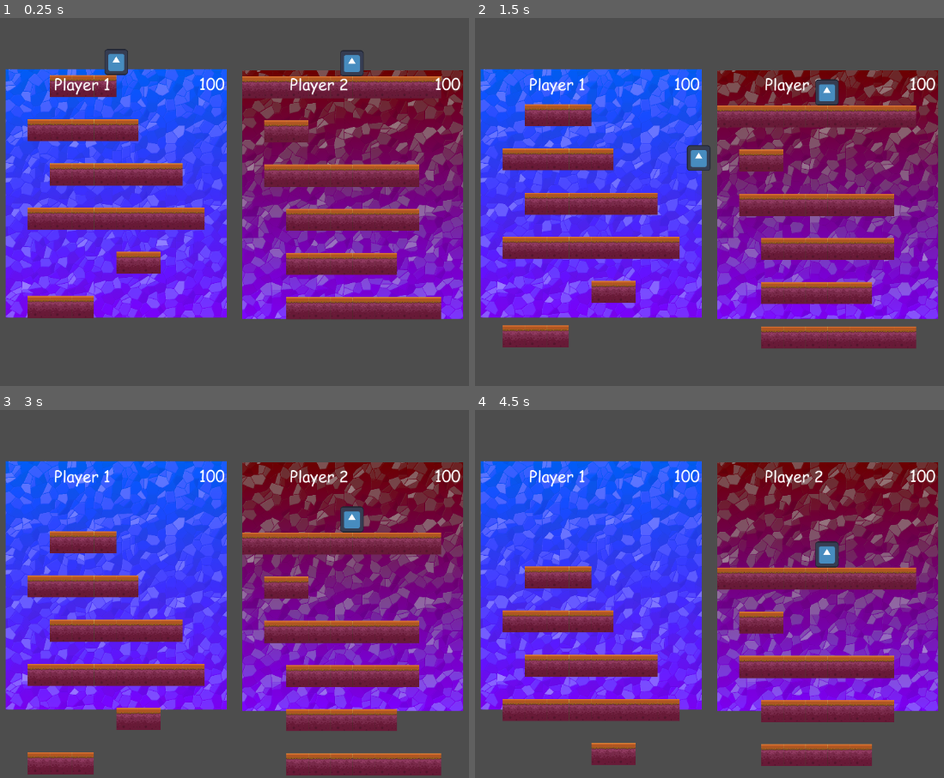
Above: before the commit, frames 1-4 (two rows, left to right).
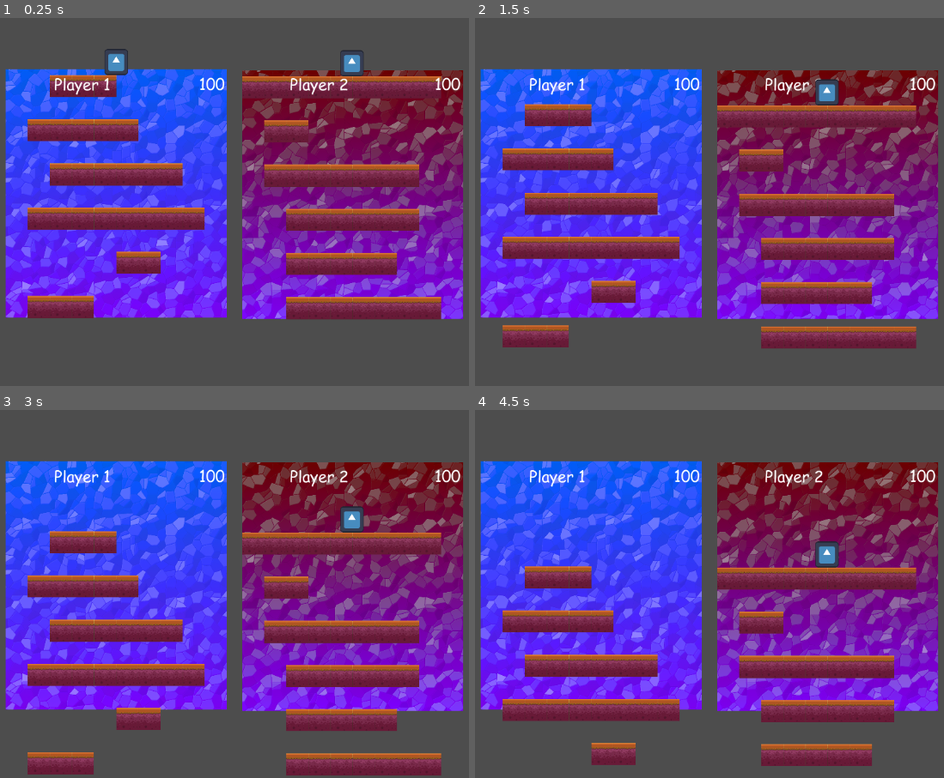
Above: after the commit, the same moments.

Repository: LegacyMD/xd_tower
Game: Godot game, scene res://scenes/root_scene.tscn
Two runs of this game, one before a commit and one after it. Both use one fixed random seed, a clock stepped at 60 frames per second and the inputs below. The engine's default icon, where the game draws it, is replaced by a stand-in: a white triangle on a blue panel in a dark square.
Inputs (mouse positions are in pixels of both pictures, inside the frame that each line leads up to):
- Up to frame 1 (0.25 s): no input
- Up to frame 2 (1.5 s): move the mouse to (850, 172) at 0.52 s; hold D (player0_right) from 0.53 s (still down); click (850, 172) at 0.67 s; tap W (player0_up) at 0.77 s; move the mouse to (564, 213) at 1.27 s
- Up to frame 3 (3 s): tap W (player0_up) at 1.52 s; move the mouse to (295, 502) at 2.02 s; release D (player0_right) at 2.03 s; hold A (player0_left) 2.03-2.78 s; move the mouse to (192, 663) at 2.77 s; hold D (player0_right) from 2.78 s (still down); click (192, 663) at 2.92 s
- Up to frame 4 (4.5 s): tap W (player0_up) at 3.02, 3.77 s; move the mouse to (906, 641) at 3.52 s; move the mouse to (493, 527) at 4.27 s; release D (player0_right) at 4.28 s; hold A (player0_left) from 4.28 s (still down)

The runs differ from the first frame. In frame 2, 0.3% of the frame differs, in the area x 45-51%, y 34-42%; in frame 3, less than 0.1%; in frame 4, less than 0.1%.

Commit message:
Improve movement of the player

Diff:
--- a/scenes/player.gd
+++ b/scenes/player.gd
@@ -3,10 +3,10 @@
 # NOTE(mwk): for each player view, the index is hardcoded
 @export var player_idx : int
 
-var horizontal_move_multiplier = 10
-var vertical_jump_multiplier = 800
+var horizontal_move_multiplier = 30
+var vertical_jump_multiplier = 950
 var vertical_fall_multiplier = 1000
-var gravity := 50
+var gravity := 55
 
 func add_keyboard_mapping(action_name, keycode):
     var input_event_key = InputEventKey.new()
@@ -69,6 +69,10 @@
     # mwk: calculate incidental velocity for left and right movements
     var horizontal_input := Input.get_action_strength(player_right) - Input.get_action_strength(player_left)
     velocity.x += horizontal_input * horizontal_move_multiplier
+    if horizontal_input > 0:
+        velocity.x = max(velocity.x, 0)
+    elif horizontal_input < 0:
+        velocity.x = min(velocity.x, 0)
 
     # mwk: handle jumping
     if Input.is_action_just_pressed(player_up) and is_on_floor():
